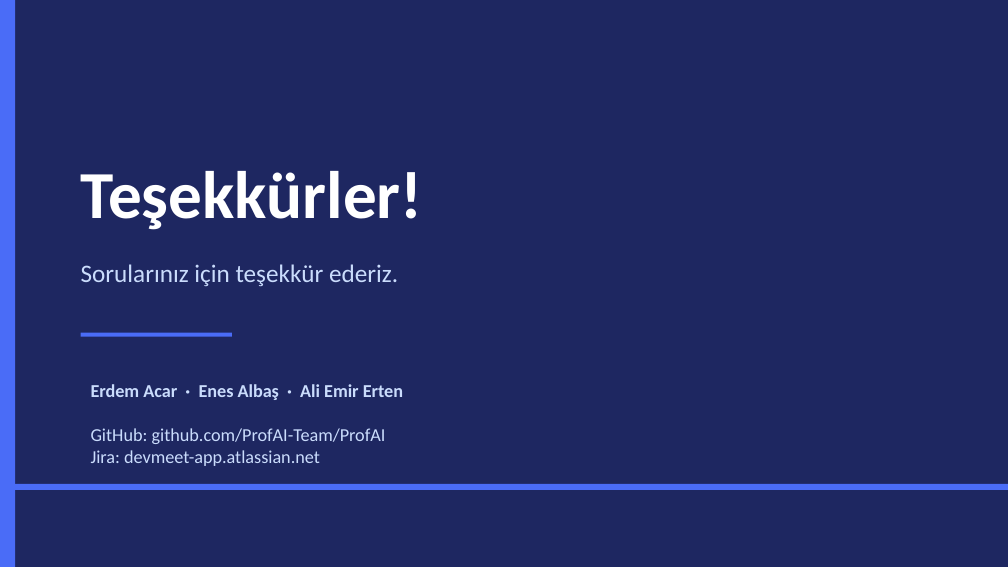
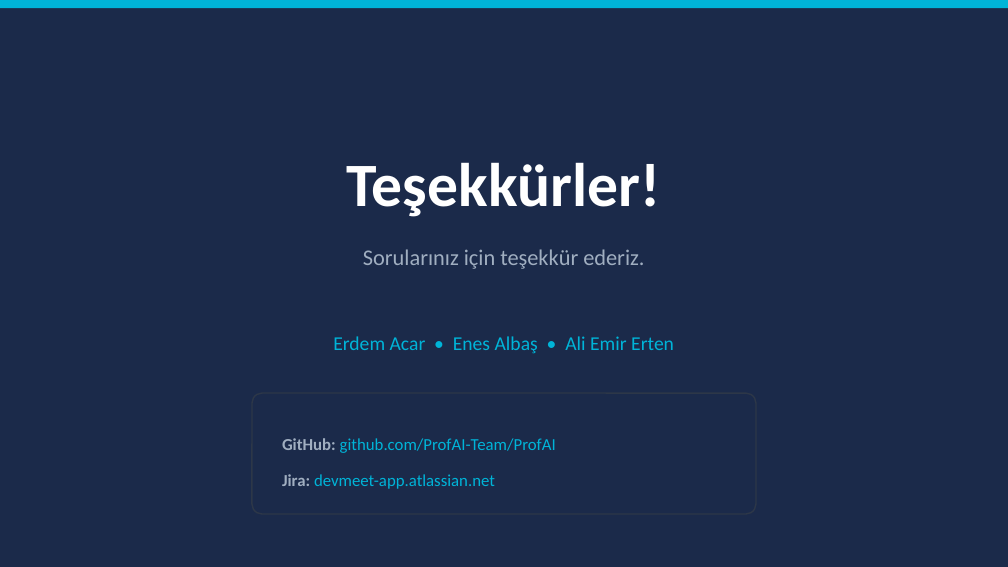
Before and after one commit to ProfAI-Team/ProfAI, a slide deck: slide 9 of ProfAI_Presentation.pptx (slide 8 before the commit). Drawn at 1008x567 pixels with LibreOffice and Linux fonts; fonts in the diff are those of the drawing. Boxes give left, top, right and bottom in pixels: in the first picture for what was removed or moved away, otherwise in the second. Text is boxed around its words. In the diff, an @@ line names an element or a change of style, - is before the commit and + after.

Commit message:
Update presentations with screenshots and fix auth endpoint
- Redesign TR & EN presentations with brighter color palette
- Add 4 application screenshots (home, professors, dashboard, upload)
- Fix authService to use correct /auth/me endpoint instead of /auth/profile

```diff
--- a/ProfAI_Presentation.pptx
+++ b/ProfAI_Presentation.pptx
@@ background #1E2761 to #1B2A4A @@
@@ rectangle removed at box(0, 0, 15, 566) @@
@@ rectangle added at box(0, 0, 1008, 8), fill #00B4D8 @@
@@ text "Teşekkürler!": place and size @@
-text "Teşekkürler!" at box(81, 171, 423, 230)
+text "Teşekkürler!" at box(347, 162, 661, 217)
@@ text "Teşekkürler!" at box(347, 162, 661, 217): size 48 to 44 pt; alignment left to centre @@
@@ text "Sorularınız için teşekkür ederiz.": place and size @@
-text "Sorularınız için teşekkür ederiz." at box(81, 264, 398, 286)
+text "Sorularınız için teşekkür ederiz." at box(363, 249, 644, 269)
@@ text "Sorularınız için teşekkür ederiz." at box(363, 249, 644, 269): size 18 to 16 pt, text colour #CADCFC to #A0AEC0; alignment left to centre @@
@@ rectangle removed at box(81, 333, 232, 337) @@
@@ text added at box(333, 336, 674, 353), 14 pt, text #00B4D8 @@
+Erdem Acar • Enes Albaş • Ali Emir Erten
@@ text at box(91, 384, 403, 400): paragraph removed @@
-Erdem Acar · Enes Albaş · Ali Emir Erten
@@ rounded rectangle added at box(252, 393, 756, 514), fill #1B2A4A, outline #2D3748 1 pt @@
@@ text "GitHub: github.com/ProfAI-Team/ProfAI": place and size @@
-text "GitHub: github.com/ProfAI-Team/ProfAI" at box(91, 384, 403, 466)
+text "GitHub: github.com/ProfAI-Team/ProfAI" at box(282, 438, 556, 489)
@@ text "GitHub: github.com/ProfAI-Team/ProfAI" at box(282, 438, 556, 489): size 13 to 12 pt; text colour #CADCFC to #A0AEC0, bold on in "GitHub:", "Jira:"; text colour #CADCFC to #00B4D8 in "github.com/ProfAI-Team/ProfAI", "devmeet-app.atlassian.net"; line spacing 1 to 1.8 @@
@@ rectangle removed at box(0, 484, 1008, 490) @@
```
Also in this commit, not shown: 7 other slides changed, 1 slide added, 8 other files.
